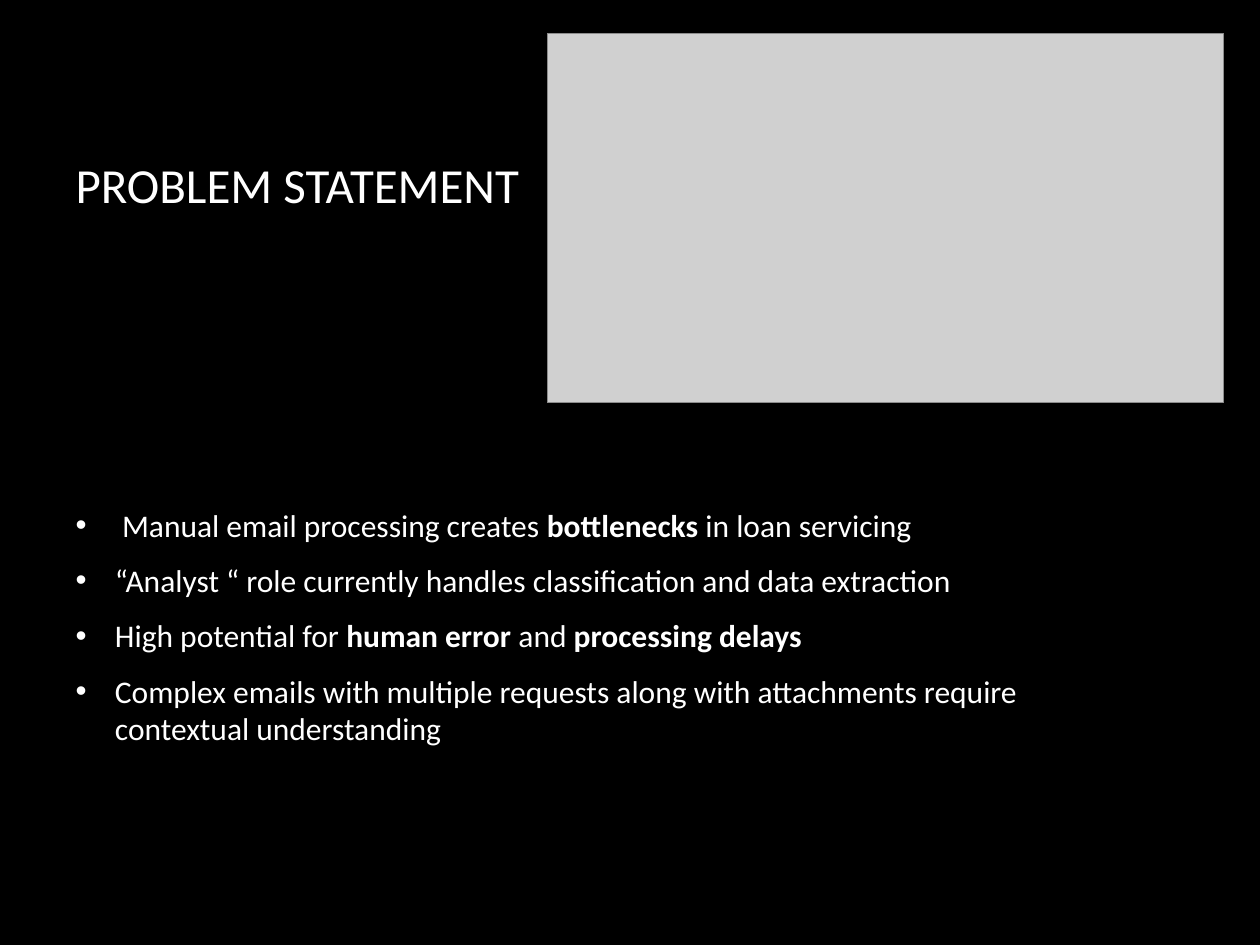
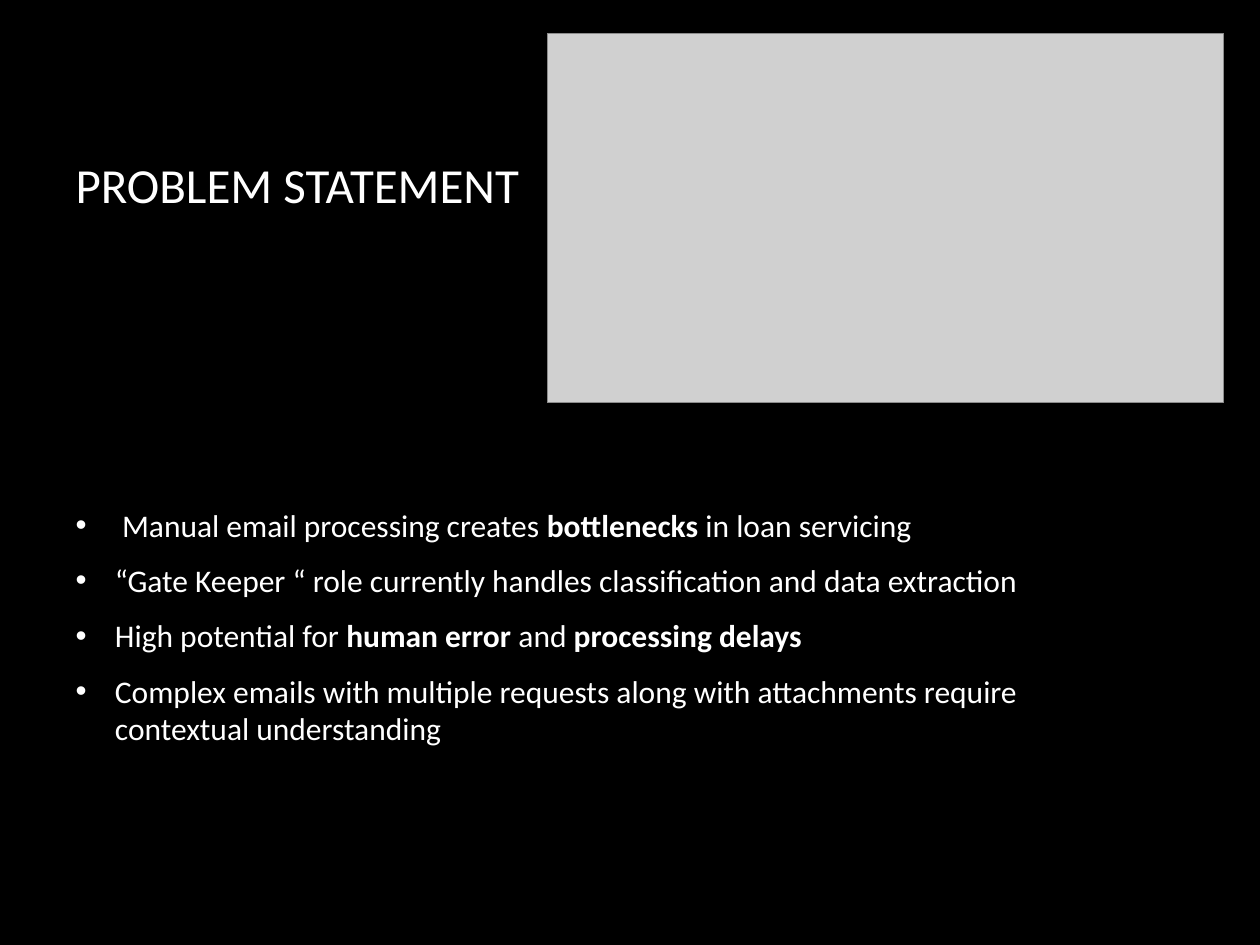
Before and after one commit to ewfx/gaied-fraud-breakers, a slide deck: slide 2 of artifacts/Email_Gatekeeper.pptx. Drawn at 1260x945 pixels with LibreOffice and Linux fonts; fonts in the diff are those of the drawing; grey boxes stand for pictures; background and template pictures are left out. Boxes give left, top, right and bottom in pixels: in the first picture for what was removed or moved away, otherwise in the second. Text is boxed around its words. In the diff, an @@ line names an element or a change of style, - is before the commit and + after.

```diff
--- a/artifacts/Email_Gatekeeper.pptx
+++ b/artifacts/Email_Gatekeeper.pptx
@@ text at [115, 569, 1017, 597]: text changed @@
-• “Analyst “ role currently handles classification and data extraction
+• “Gate Keeper “ role currently handles classification and data extraction
```
Also in this commit, not shown: 3 other slides changed, 2 slides added.
